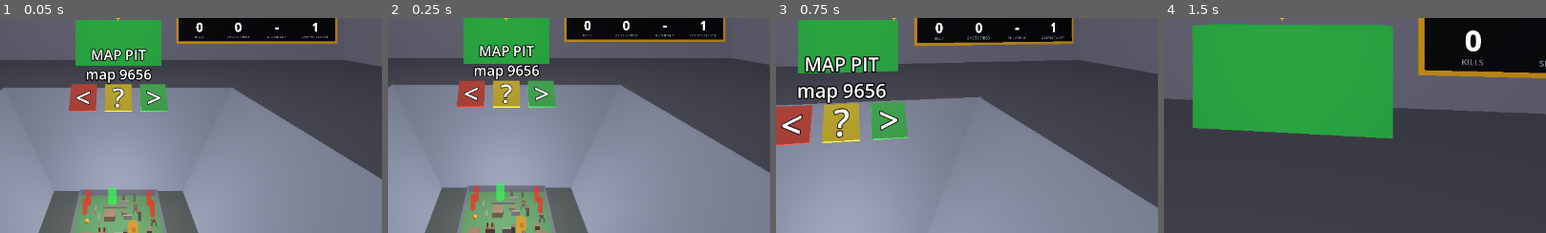
Above: before the commit, frames 1-4 (left to right).
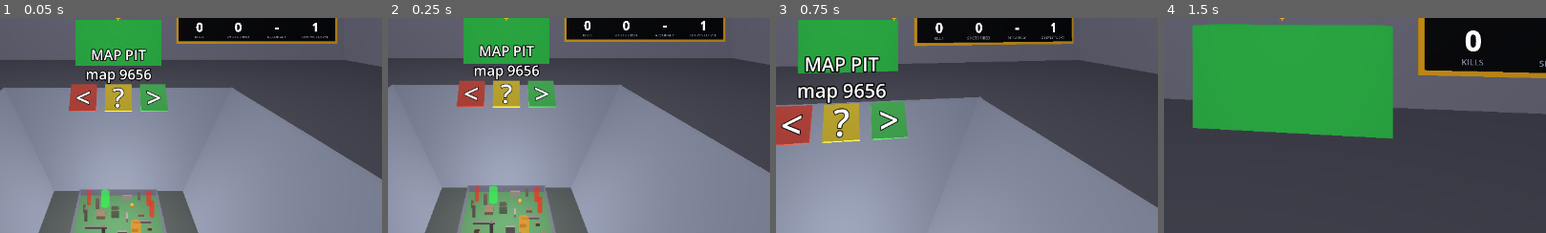
Above: after the commit, the same moments.

Repository: LearnEndlessly/VideoGameFoldr
Game: Godot game, scene res://main.tscn
The game is run twice, just before and just after one commit, with the same random seed, the same clock (stepped at 60 frames per second) and the same inputs.
Inputs (mouse positions are % of the whole screen's width and height, from its top left):
- Up to frame 1 (0.05 s): no input
- Up to frame 2 (0.25 s): no input
- Up to frame 3 (0.75 s): tap Enter at 0.5 s; move the mouse to (55, 50) at 0.52 s; hold W from 0.53 s (still down); tap Tab at 0.6 s; click (55, 50) at 0.67 s
- Up to frame 4 (1.5 s): keep holding W; tap Space at 0.77 s; move the mouse to (45, 50) at 1.27 s; tap 1 at 1.35 s; click (45, 50) at 1.42 s
The pictures show only the part of the screen within x 34-84%, y 50-100%; the shares and areas given below are measured in that part.

The runs differ from the first frame. In frame 1, 1.8% of the frame differs, in the area x 21-41%, y 78-100%; in frame 2, 2.0%, in the area x 20-42%, y 76-100%; in frame 3, nothing differs; in frame 4, nothing differs.

Commit message:
Backpack clicks, varied maps, two-door armory and med post
HUD drawings no longer eat clicks and the backpack draws on top. Cover count, mix and walkable gap vary per map. Loot buildings are taller, dressed as an armory and a med post, and have two opposite doorways. Golden fixtures regenerated.

Co-Authored-By: Claude Sonnet 5.5 <noreply@anthropic.com>

Diff:
--- a/data/loot_zones.gd
+++ b/data/loot_zones.gd
@@ -1,17 +1,20 @@
 # Loot only appears in these small walled rooms (crates stand against the inside walls); the map has one of each.
-#   size: outside width of the area (m)        door: doorway width (m)
+#   size: outside width of the area (m)        door: doorway width (m); every area has two doorways, on opposite walls
+#   height: wall height (m)   style: how the building is dressed (see Main._dress_building)   trim_color, roof_color: its trim and roof
 #   crates: [min, max] crates inside
 #   rolls: [min, max] item rolls per crate     qty_mult: scales every stack the zone drops
 #   pool: item id -> relative chance (ids come from data/loot.gd)
 const DATA := {
 	"armory": {
-		"name": "ARMORY", "size": 5.0, "door": 2.0, "crates": [2, 3], "rolls": [2, 3], "qty_mult": 1.0,
+		"name": "ARMORY", "style": "armory", "height": 4.6, "size": 5.0, "door": 2.0, "crates": [2, 3], "rolls": [2, 3], "qty_mult": 1.0,
 		"pool": {"ammo": 70, "repair_kit": 0},
-		"wall_color": Color(0.55, 0.35, 0.25), "crate_color": Color(0.95, 0.75, 0.2),
+		"wall_color": Color(0.34, 0.38, 0.27), "crate_color": Color(0.95, 0.75, 0.2),
+		"trim_color": Color(0.95, 0.75, 0.1), "roof_color": Color(0.2, 0.22, 0.18),
 	},
 	"med_post": {
-		"name": "MED POST", "size": 4.0, "door": 2.0, "crates": [2, 2], "rolls": [1, 2], "qty_mult": 1.0,
+		"name": "MED POST", "style": "medical", "height": 4.2, "size": 4.6, "door": 2.0, "crates": [2, 2], "rolls": [1, 2], "qty_mult": 1.0,
 		"pool": {"medkit": 60, "repair_kit": 0},
-		"wall_color": Color(0.35, 0.5, 0.4), "crate_color": Color(0.9, 0.3, 0.3),
+		"wall_color": Color(0.86, 0.9, 0.9), "crate_color": Color(0.9, 0.3, 0.3),
+		"trim_color": Color(0.2, 0.7, 0.45), "roof_color": Color(0.7, 0.75, 0.78),
 	},
 }
--- a/data/tuning.gd
+++ b/data/tuning.gd
@@ -49,7 +49,13 @@
 const MAP_MIN_SIDE := 44.0
 const MAP_MAX_SIDE := 100.0
 # Minimum clear walking space (m) kept between placed objects and between objects and the outer wall.
-const PATH_GAP := 3.0
+# Cover per map varies: each map tries a random number of cover boxes between these (cover that does not fit
+# is skipped), and each cover type's chance is scaled by a random factor in COVER_MIX_RANGE, so some maps
+# are sparse and open, some cramped, some mostly pillars, some mostly long walls.
+const COVER_ATTEMPTS_MIN := 8
+const COVER_ATTEMPTS_MAX := 80
+const COVER_MIX_RANGE := [0.2, 2.0]
+const PATH_GAP_RANGE := [2.7, 4.0]  # this map's minimum walkable gap between objects (m): tight maps pack more cover
 
 # Ammo the player starts every raid with. Deliberately tight: the pistol uses 1 per
 # shot, so 12 is twelve shots. Spent before any ammo found in crates, and never counts
@@ -115,7 +121,7 @@
 # Placement draws from the extract stream: up to EXTRACT_PLACE_TRIES points per zone, and if no pair
 # works the whole pair is redrawn up to EXTRACT_PAIR_RETRIES times. Then it logs an error and falls back.
 const EXTRACT_PLACE_TRIES := 300
-const EXTRACT_PAIR_RETRIES := 5
+const EXTRACT_PAIR_RETRIES := 25
 # Going deeper: after an extract the player may descend instead of going home. The loot just extracted
 # comes along, at risk again, on a fresh map (new crates, so loot is reset). Each level below the first adds:
 #   DEPTH_EXTRA_SPAWNERS more enemy bases (at most DEPTH_MAX_EXTRA_SPAWNERS extra), placed from their own stream
--- a/scripts/ammo_bar.gd
+++ b/scripts/ammo_bar.gd
@@ -8,6 +8,9 @@
 
 var total := 0
 var filled := 0
+
+func _init() -> void:
+	mouse_filter = Control.MOUSE_FILTER_IGNORE  # a HUD drawing must never eat clicks meant for the backpack
 
 func _process(_d: float) -> void:
 	custom_minimum_size = Vector2(total * (SLOT_W + GAP), SLOT_H)
--- a/scripts/crosshair.gd
+++ b/scripts/crosshair.gd
@@ -6,6 +6,9 @@
 var spread := 0.0  # weapon's cone half-angle in radians
 var fov := 75.0  # camera vertical field of view, degrees
 var _drawn := -1.0
+
+func _init() -> void:
+	mouse_filter = Control.MOUSE_FILTER_IGNORE  # a HUD drawing must never eat clicks meant for the backpack
 
 func _process(_d: float) -> void:
 	if spread != _drawn:
--- a/scripts/direction_tick.gd
+++ b/scripts/direction_tick.gd
@@ -8,6 +8,9 @@
 var radius := 110.0
 var shown := false
 var color := Color(1, 0.75, 0.1)
+
+func _init() -> void:
+	mouse_filter = Control.MOUSE_FILTER_IGNORE  # a HUD drawing must never eat clicks meant for the backpack
 
 func _process(_d: float) -> void:
 	queue_redraw()
--- a/scripts/main.gd
+++ b/scripts/main.gd
@@ -26,7 +26,6 @@
 	"A": {"name": "Safe route", "color": Color(0, 1, 0.2, 0.25)},
 	"B": {"name": "Fast route", "color": Color(1, 0.6, 0.1, 0.25)},
 }
-const COVER_ATTEMPTS := 30  # cover boxes that don't fit with a walkable gap are skipped
 const SHELTER_COUNT := 2
 
 # True: build the base (scripts/hub.gd) instead of a raid. The game opens there, and extracting or dying
@@ -63,6 +62,7 @@
 
 var _seed := 0
 var _last_tick := -1  # whole second of the extract timer last ticked
+var _gap := 3.0  # this map's minimum walkable gap between objects, rolled per map (Tuning.PATH_GAP_RANGE)
 var _taken: Array = []  # [centre, half_x, half_z] of everything placed, to keep walkable gaps
 var _cover: Array = []  # centres of placed cover boxes
 var _guard_pos = null  # Vector3 home of the group guarding Tuning.GUARDED_ZONE, or null
@@ -106,6 +106,7 @@
 # enemy bases, shelters and cover. Needs no scene tree, so preview() can run it.
 func _build_map() -> void:
 	_roll_map_size()
+	_gap = rng.randf_range(Tuning.PATH_GAP_RANGE[0], Tuning.PATH_GAP_RANGE[1])
 	var wall_color := Color(0.4, 0.4, 0.45)
 	_add_box(Vector3(half_w * 2.0, 1, half_d * 2.0), Vector3(0, -0.5, 0), Color(0.3, 0.5, 0.3))
 	for s in [-1, 1]:
@@ -133,8 +134,11 @@
 	for i in Tuning.SPAWNER_COUNT:
 		_place_spawner(i)
 	_place_shelters()
-	for i in COVER_ATTEMPTS:
-		_place_cover()
+	var mix := {}  # this map's own cover mix: each type's weight scaled by a random factor
+	for k in Scenery.COVER_TYPES:
+		mix[k] = maxi(1, int(round(float(Scenery.COVER_TYPES[k]["weight"]) * 10.0 * rng.randf_range(Tuning.COVER_MIX_RANGE[0], Tuning.COVER_MIX_RANGE[1]))))
+	for i in rng.randi_range(Tuning.COVER_ATTEMPTS_MIN, Tuning.COVER_ATTEMPTS_MAX):  # boxes that don't fit with a walkable gap are skipped
+		_place_cover(null, mix)
 	_place_extracts()  # last, and from its own RNG stream: nothing above depends on it
 
 func _build_raid() -> void:
@@ -245,6 +249,7 @@
 	_tick.radius = Tuning.THREAT_TICK_RADIUS
 	layer.add_child(_tick)
 	_tick.set_anchors_and_offsets_preset(Control.PRESET_CENTER)
+	layer.move_child(ui, -1)  # the backpack draws over every other HUD piece
 	add_child(layer)
 
 func _build_extract_hud(layer: CanvasLayer) -> void:
@@ -282,6 +287,7 @@
 	top.position = Vector2(16, 16)
 
 	var ammo := VBoxContainer.new()
+	ammo.mouse_filter = Control.MOUSE_FILTER_IGNORE
 	_ammo_bar = AmmoBar.new()
 	_ammo_label = Label.new()
 	_ammo_label.add_theme_font_size_override("font_size", 14)
@@ -585,14 +591,14 @@
 
 # A random point where a footprint of half-size (hx, hz) stays PATH_GAP away from the outer wall.
 func _random_point(hx: float, hz: float) -> Vector3:
-	var rx := maxf(half_w - hx - Tuning.PATH_GAP, 0.0)
-	var rz := maxf(half_d - hz - Tuning.PATH_GAP, 0.0)
+	var rx := maxf(half_w - hx - _gap, 0.0)
+	var rz := maxf(half_d - hz - _gap, 0.0)
 	return Vector3(rng.randf_range(-rx, rx), 0, rng.randf_range(-rz, rz))
 
 # True if a footprint centred at p keeps PATH_GAP of walkable space from everything placed.
 func _is_clear(p: Vector3, hx: float, hz: float) -> bool:
 	for t in _taken:
-		if absf(p.x - t[0].x) < t[1] + hx + Tuning.PATH_GAP and absf(p.z - t[0].z) < t[2] + hz + Tuning.PATH_GAP:
+		if absf(p.x - t[0].x) < t[1] + hx + _gap and absf(p.z - t[0].z) < t[2] + hz + _gap:
 			return false
 	return true
 
@@ -621,7 +627,7 @@
 	return p
 
 func _inside_map(p: Vector3, half: float) -> bool:
-	return absf(p.x) <= half_w - half - Tuning.PATH_GAP and absf(p.z) <= half_d - half - Tuning.PATH_GAP
+	return absf(p.x) <= half_w - half - _gap and absf(p.z) <= half_d - half - _gap
 
 # Every spot GUARD_DISTANCE to GUARD_DISTANCE + 4 m from the door on `side` of the loot area
 # at `center`, within 70 degrees of straight out from the door, that is clear, inside the map
@@ -640,8 +646,8 @@
 
 # Rolls a cover box and places it: at a random clear spot, or exactly at `at` if given
 # and clear. Skipped (nothing placed) when it doesn't fit with a walkable gap.
-func _place_cover(at = null) -> void:
-	var type := Rng.pick(Scenery.COVER_TYPES, rng)
+func _place_cover(at = null, mix := {}) -> void:
+	var type := Rng.pick(mix if not mix.is_empty() else Scenery.COVER_TYPES, rng)
 	var t: Dictionary = Scenery.COVER_TYPES[type]
 	var xr: Array = t["x"]
 	var yr: Array = t["y"]
@@ -654,7 +660,7 @@
 	var p = null
 	if at == null:
 		p = _free_spot(hx, hz, 6.0, false)
-	elif absf(at.x) <= half_w - hx - Tuning.PATH_GAP and absf(at.z) <= half_d - hz - Tuning.PATH_GAP \
+	elif absf(at.x) <= half_w - hx - _gap and absf(at.z) <= half_d - hz - _gap \
 			and at.length() >= 6.0 and _is_clear(at, hx, hz):
 		p = at
 		_taken.append([p, hx, hz])
@@ -718,7 +724,10 @@
 			if _side_normal(s).dot(center.normalized()) < 0.0:
 				door_sides.append(s)
 		door_side = door_sides[rng.randi_range(0, door_sides.size() - 1)] if not door_sides.is_empty() else rng.randi_range(0, 3)
-	_add_room(center, size, door_side, float(zone["door"]), 2.8, 0.5, zone["wall_color"])
+	var door2_side := door_side ^ 1  # sides 0/1 and 2/3 are opposite walls: a second doorway straight across
+	var height: float = zone["height"]
+	_add_room(center, size, door_side, float(zone["door"]), height, 0.5, zone["wall_color"], door2_side)
+	_dress_building(center, size, height, zone, [door_side, door2_side])
 	var floor_mark := MeshInstance3D.new()
 	var fm := BoxMesh.new()
 	fm.size = Vector3(size - 1.0, 0.02, size - 1.0)
@@ -732,7 +741,7 @@
 	label.text = zone["name"]
 	label.billboard = BaseMaterial3D.BILLBOARD_ENABLED
 	label.font_size = 64
-	label.position = center + Vector3(0, 4.5, 0)
+	label.position = center + Vector3(0, height + 3.0, 0)
 	add_child(label)
 
 	# Crates: against the inside walls (never the door's wall) and apart from each other, so the middle
@@ -740,6 +749,7 @@
 	var door_point := center + _side_normal(door_side) * (size / 2.0)
 	var edge := size / 2.0 - 1.05
 	var entry := center + _side_normal(door_side) * (size / 2.0 - 1.0) + Vector3(0, 0.5, 0)  # 1 m inside the doorway
+	var entry2 := center + _side_normal(door2_side) * (size / 2.0 - 1.0) + Vector3(0, 0.5, 0)
 	var spots: Array = []
 	var crate_range: Array = zone["crates"]
 	for round in 10:  # a first crate can leave no room for the next one in a small room: start over
@@ -747,11 +757,11 @@
 		for i in rng.randi_range(crate_range[0], crate_range[1]):
 			for attempt in 40:
 				var side := rng.randi_range(0, 3)
-				if side == door_side:
+				if side == door_side or side == door2_side:
 					continue
 				var along := Vector3(1, 0, 0) if side < 2 else Vector3(0, 0, 1)
 				var p := center + _side_normal(side) * edge + along * rng.randf_range(-edge, edge) + Vector3(0, 0.5, 0)
-				if p.distance_to(entry) < 1.6:  # keep the way in clear
+				if p.distance_to(entry) < 1.3 or p.distance_to(entry2) < 1.3:  # keep the ways in clear
 					continue
 				if spots.all(func(s): return p.distance_to(s) >= 1.2):
 					spots.append(p)
@@ -768,7 +778,7 @@
 		c.color = zone["crate_color"]
 		c.position = p
 		add_child(c)
-	structures.append({"id": id, "center": center, "size": size, "door": door_point,
+	structures.append({"id": id, "center": center, "size": size, "door": door_point, "door2": center + _side_normal(door2_side) * (size / 2.0),
 		"rect": Rect2(Vector2(center.x - size / 2.0, center.z - size / 2.0), Vector2(size, size))})
 
 # Sides: 0 = +z, 1 = -z, 2 = +x, 3 = -x.
@@ -777,12 +787,12 @@
 
 # Four walls around a square with a doorway cut into one side (door_side -1 = no door).
 func _add_room(center: Vector3, outer: float, door_side: int, door_w: float,
-		height: float, thick: float, color: Color) -> void:
+		height: float, thick: float, color: Color, door2_side := -1) -> void:
 	for side in 4:
 		var n := _side_normal(side)
 		var along := Vector3(1, 0, 0) if side < 2 else Vector3(0, 0, 1)
 		var segments := [[-outer / 2.0, outer / 2.0]]
-		if side == door_side:
+		if side == door_side or side == door2_side:
 			segments = [[-outer / 2.0, -door_w / 2.0], [door_w / 2.0, outer / 2.0]]
 		for seg in segments:
 			var length: float = seg[1] - seg[0]
@@ -790,6 +800,50 @@
 			var size := Vector3(length, height, thick) if side < 2 else Vector3(thick, height, length)
 			var pos := center + n * (outer / 2.0 - thick / 2.0) + along * mid + Vector3(0, height / 2.0, 0)
 			_add_box(size, pos, color)
+
+# Looks only, no collision and not in `blocks` or `solids` (so the walk grid and the map pit ignore them): a
+# roof, a band of trim under it (a lintel over each doorway), and what says what the building is. The armory
+# is olive with yellow trim, corner merlons on the roof and rows of rounds painted on its walls; the med post
+# is white with green trim, a red cross on its walls and a big red cross standing on the roof.
+func _dress_building(center: Vector3, size: float, height: float, zone: Dictionary, doors: Array) -> void:
+	var roof_y := height + 0.175
+	_deco(Vector3(size + 0.8, 0.35, size + 0.8), center + Vector3(0, roof_y, 0), zone["roof_color"])
+	for side in 4:
+		var n := _side_normal(side)
+		var wall_pos := center + n * (size / 2.0 + 0.04)
+		_deco(Vector3(size + 0.1, 0.45, 0.1) if side < 2 else Vector3(0.1, 0.45, size + 0.1), wall_pos + Vector3(0, height - 0.5, 0), zone["trim_color"])
+		if side in doors:
+			continue  # the doorway is in the middle of this wall
+		var face := wall_pos + n * 0.02 + Vector3(0, height * 0.5, 0)
+		var thin := 0.08
+		if zone["style"] == "medical":
+			var red := Color(0.85, 0.12, 0.12)
+			_deco(Vector3(0.5, 1.6, thin) if side < 2 else Vector3(thin, 1.6, 0.5), face, red)
+			_deco(Vector3(1.6, 0.5, thin) if side < 2 else Vector3(thin, 0.5, 1.6), face, red)
+		else:
+			for k in [-0.7, 0.0, 0.7]:  # three rounds: brass body, copper tip
+				var off := Vector3(k, 0, 0) if side < 2 else Vector3(0, 0, k)
+				_deco(Vector3(0.4, 1.3, thin) if side < 2 else Vector3(thin, 1.3, 0.4), face + off - Vector3(0, 0.2, 0), zone["trim_color"])
+				_deco(Vector3(0.4, 0.35, thin) if side < 2 else Vector3(thin, 0.35, 0.4), face + off + Vector3(0, 0.62, 0), Color(0.75, 0.4, 0.15))
+	if zone["style"] == "medical":
+		var up := Vector3(0, height + 0.35 + 1.1, 0)
+		for dims in [Vector3(0.6, 2.2, 0.6), Vector3(2.2, 0.6, 0.6), Vector3(0.6, 0.6, 2.2)]:
+			_deco(dims, center + up, Color(0.85, 0.12, 0.12))
+	else:
+		for sx in [-1, 1]:
+			for sz in [-1, 1]:
+				_deco(Vector3(0.9, 0.6, 0.9), center + Vector3(sx, 0, sz) * (size / 2.0 + 0.2) + Vector3(0, height + 0.35 + 0.3, 0), zone["roof_color"])
+
+func _deco(size: Vector3, pos: Vector3, color: Color) -> void:
+	var mesh := MeshInstance3D.new()
+	var bm := BoxMesh.new()
+	bm.size = size
+	mesh.mesh = bm
+	mesh.position = pos
+	var mat := StandardMaterial3D.new()
+	mat.albedo_color = color
+	mesh.material_override = mat
+	add_child(mesh)
 
 # The old single extract zone sat at one end of the map's long axis. The zones are now placed by
 # _place_extracts, but this still makes the same two draws from the map's rng and keeps the same footprint
--- a/tests/fixtures/layout_golden.json
+++ b/tests/fixtures/layout_golden.json
@@ -1,14 +1,14 @@
 {
-	"0": "c87208d57d1cc88e674d9dc16e08b111",
-	"1": "14a2c06ea0cf8ba84146345dfde8f62e",
-	"10": "94ae51ddb6caf8f6b5aa1dff8e46ed0a",
-	"11": "13583c9a499157f8d299d94bd14a6c37",
-	"2": "d58e21ba9d808a7d324640ef3396ff78",
-	"3": "a1b77afedf9a362bbee9753fdb62bc06",
-	"4": "ae72ba5cb0178c7ae3b10a235ac5ecb6",
-	"5": "983730264e89f078157d4a40c63e7f34",
-	"6": "ab52687147b868c66e43cd769bf49ef5",
-	"7": "8d2a222f9d15940e0ebad0c093d0e4ed",
-	"8": "c6d915362fe76a463c050cfb2e2fe537",
-	"9": "b6a296a0368c0ad40955ce0aae931cd6"
+	"0": "5eebc7c6dc8f8a25801536cca1c3eb31",
+	"1": "bf620e26b1d2edef22cecd48fcdf5a66",
+	"10": "90701cf617c3d5fd19ab7305a6bf04c6",
+	"11": "3ab107eb4644cd61af1ff0ff484d0adb",
+	"2": "5a11a25540399585d6b1f0a1f9269bb7",
+	"3": "b1552a395d98a18bbcbb44e75620dbb4",
+	"4": "0457a75d3af5f0b46ba2a252d952310e",
+	"5": "9d537e961df265eb972a278cfee3cfb7",
+	"6": "988537709b18f6b43bcbe0076723e2ae",
+	"7": "2413eebfee68b88a79ac06a58a181d55",
+	"8": "a757cef36bbbec6073b7099e96f1addb",
+	"9": "07786ada79986ec782283df2a4c3eebc"
 }
--- a/tests/fixtures/seed_golden.json
+++ b/tests/fixtures/seed_golden.json
@@ -1,10 +1,10 @@
 {
-	"0": "912c096e172623fe8cccfc69e8b06ac6",
-	"1": "9ec1e6e19a573cb9e97da49a0bf80386",
-	"2": "5e282b71c3b7ab67ac8ef1ad0dcff1e8",
-	"3": "57f2f019bb74cc661469ae72dbc109d6",
-	"4": "72c773ac57884e00b3268f12a781163b",
-	"5": "81e2e3b90218029a2c4861cfbd05fd7e",
-	"6": "2fc17e7b2a9bcdb6fc0f6c052b70d293",
-	"7": "d4af2a4e9932057efe9c66ea02c0ebcc"
+	"0": "f94f1cac4b254e78a5e09b78f77c87e3",
+	"1": "9921dcdcc2bc47500331eedad36e9c1a",
+	"2": "e5dd8fda1666c2155a10c55adda5a514",
+	"3": "d59e2337e6195ab51a94de8577db221a",
+	"4": "95caab5f96e4008fa0c5ce8fe73d9618",
+	"5": "f00c6b8b83626aca6ad703edc790d115",
+	"6": "7ed8a6297244af10189aa1236b2a5f52",
+	"7": "14c8189af5cc82b8b3ea704f779b48bc"
 }
--- a/tests/layout_isolation.gd
+++ b/tests/layout_isolation.gd
@@ -4,7 +4,8 @@
 # work. tests/fixtures/layout_golden.json was written from the build that had a single extract zone, with
 # the extract positions left out. The test checks the current build against it, and that changing the
 # extract tuning (Main.extract_cfg) moves the zones without touching anything else.
-# After an INTENDED change to the rest of generation, regenerate with `-- --write`.
+# After an INTENDED change to the rest of generation, regenerate with `-- --write` (with VG_PROFILE pointing at a scratch
+# profile). It was regenerated when cover variety and the two-door buildings went in, so it no longer predates the extract work.
 extends SceneTree
 
 const Main = preload("res://scripts/main.gd")
--- a/tests/map_layout.gd
+++ b/tests/map_layout.gd
@@ -19,6 +19,7 @@
 	Main.show_start = false
 	var wide := 0
 	var tall := 0
+	var covers: Array = []
 	for s in SEEDS:
 		var main = load("res://main.tscn").instantiate()
 		main.seed_override = s
@@ -32,16 +33,25 @@
 			wide += 1
 		if d > w * 1.3:
 			tall += 1
+		covers.append(main._cover.size())
 		_check_structures(s, main)
 		_check_walkable(s, main)
 		main.queue_free()
 		await process_frame
 	if wide < 5 or tall < 5:
 		failures.append("map shapes lack variety: %d wide and %d tall out of %d" % [wide, tall, SEEDS])
+	covers.sort()
+	if covers[-1] - covers[0] < 12:
+		failures.append("cover count lacks variety: %d to %d pieces over %d maps" % [covers[0], covers[-1], SEEDS])
 	for f in failures:
 		printerr(f)
 	print("map_layout: %d failure(s) over %d maps (%d wide, %d tall)" % [failures.size(), SEEDS, wide, tall])
 	quit(1 if failures.size() > 0 else 0)
+
+# Every loot building has a second doorway straight across from the first.
+func _check_two_doors(s: int, st: Dictionary) -> void:
+	if not st["door2"].is_equal_approx(st["center"] * 2.0 - st["door"]):
+		_fail(s, "%s's second door is not opposite the first" % st["id"])
 
 func _fail(map_seed: int, message: String) -> void:
 	if failures.size() < 25:
@@ -49,6 +59,8 @@
 
 func _check_structures(s: int, main) -> void:
 	var ids: Array = main.structures.map(func(x): return x["id"])
+	for st in main.structures:
+		_check_two_doors(s, st)
 	ids.sort()
 	var expected: Array = LootZones.DATA.keys()
 	expected.sort()
@@ -122,6 +134,8 @@
 		var inward: Vector3 = (st["center"] - st["door"]).normalized()  # a crate can sit at the centre, so aim just inside the door
 		targets["%s door" % st["id"]] = st["door"]
 		targets["%s just inside" % st["id"]] = st["door"] + inward * 1.0
+		targets["%s second door" % st["id"]] = st["door2"]
+		targets["%s just inside the second door" % st["id"]] = st["door2"] - inward * 1.0
 	for i in main.shelters.size():
 		targets["shelter %d" % i] = main.shelters[i]
 	var homes := {}
--- a/tests/progression.gd
+++ b/tests/progression.gd
@@ -93,6 +93,7 @@
 	_check(is_equal_approx(raid.reward_mult, base_mult + 2 * Tuning.DEPTH_REWARD_BONUS), "the reward should grow with depth")
 	_check(main._player.inventory.count("medkit") == 3 and raid._loot().get("medkit", 0) == 3, "carried loot should be in the backpack and count as loot again")
 	_check(Main.carry.is_empty(), "the carry is handed over once")
+	_check(main._cross.mouse_filter == Control.MOUSE_FILTER_IGNORE and main._ammo_bar.mouse_filter == Control.MOUSE_FILTER_IGNORE and main._tick.mouse_filter == Control.MOUSE_FILTER_IGNORE, "HUD drawings must not eat clicks meant for the backpack")
 	raid.profile.save()
 	var extras: Array = main._spawners.slice(base_bases)
 	var zones: Array = main.extract_zones
Not shown, added: scripts/direction_tick.gd.uid
Not shown, added: tests/extract.gd.uid
Not shown, added: tests/layout_isolation.gd.uid
